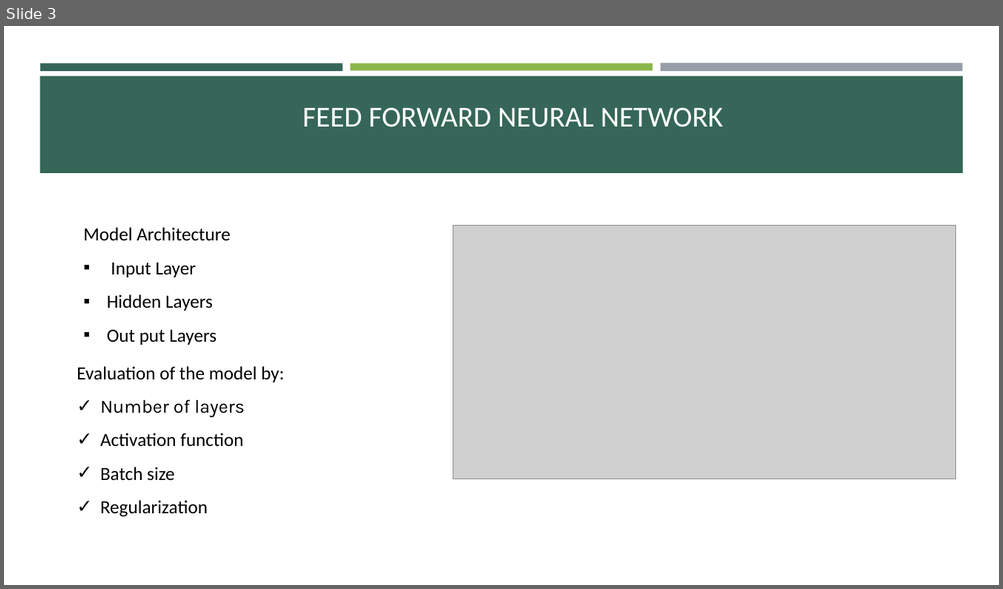
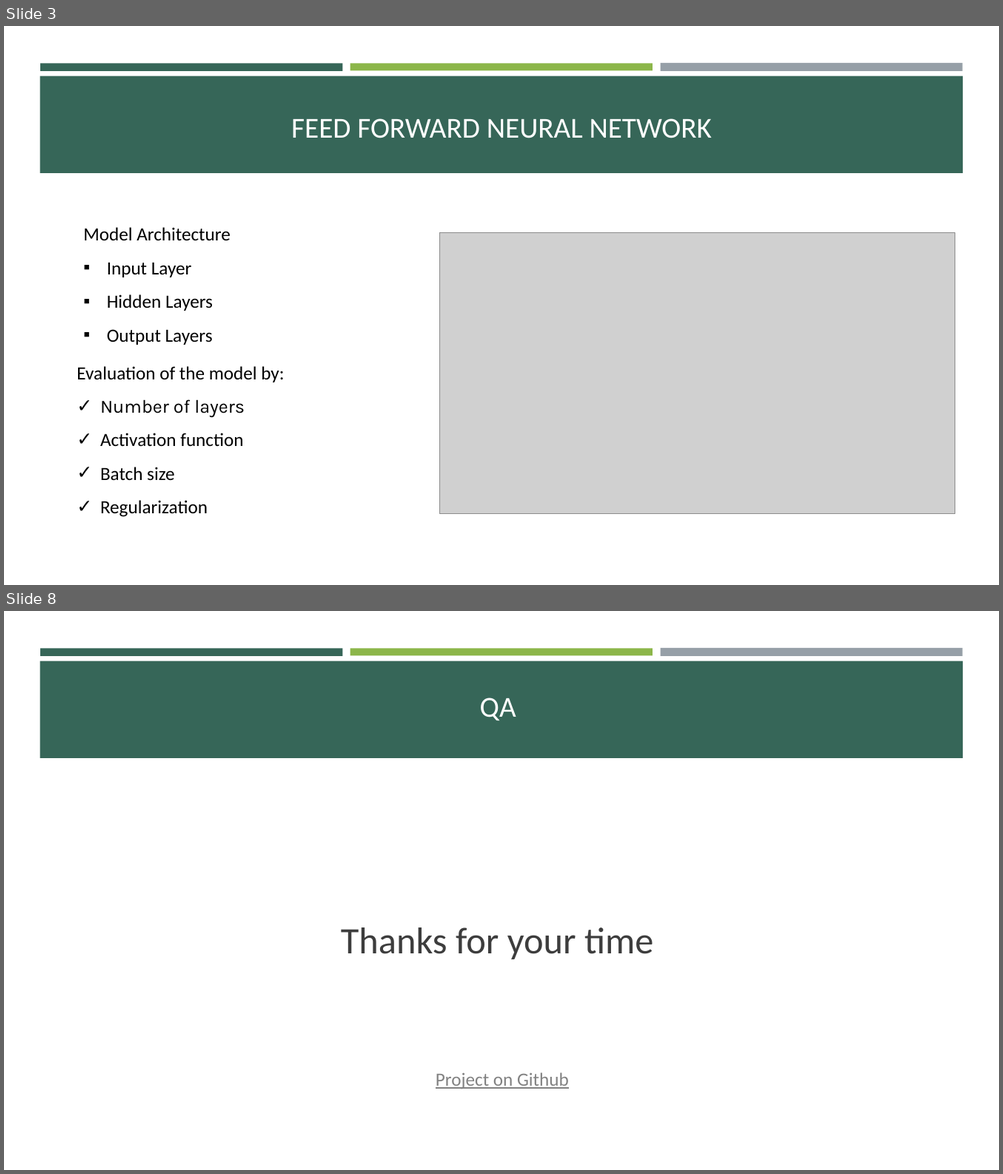
Before and after one commit to mrshokri/DAT-550, a slide deck: Presentation.pptx. Shown one above the other, each under a label of ours: slide 3 before the commit, slides 3 and 8 after it; the slides between them are not shown. The pictures are 1003x589 and 1003x1174 pixels, drawn with LibreOffice and Linux fonts; fonts in the diff are those of the drawing; grey boxes stand for pictures. Boxes give left, top, right and bottom in pixels: in the first picture for what was removed or moved away, otherwise in the second. Text is boxed around its words. In the diff, an @@ line names an element or a change of style, - is before the commit and + after.

```diff
--- a/Presentation.pptx
+++ b/Presentation.pptx
@@ slide 8 added at [4,611,999,1170], background #FFFFFF; not listed: 4 template elements that a slide beside it also shows @@
@@ title added at [480,698,516,721], 28 pt, text #FFFFFF @@
+QA
@@ text added at [341,928,653,960], 36 pt, text #3D3D3D @@
+Thanks for your time
@@ text added at [435,1073,569,1089], 18 pt, text #828282, underline @@
+Project on Github
@@ slide 3 changed as well @@
@@ title "FEED FORWARD NEURAL NETWORK": place and size @@
-title "FEED FORWARD NEURAL NETWORK" at [302,107,723,127]
+title "FEED FORWARD NEURAL NETWORK" at [291,118,711,138]
@@ picture: place and size @@
-picture at [453,226,956,480]
+picture at [440,233,956,514]
@@ text at [107,329,213,345]: spaces changed @@
-▪ Out put Layers
+▪ Output Layers
```
Also in this commit, not shown: 3 other slides changed, 3 other slides added, 4 slides removed, 1 other file.
